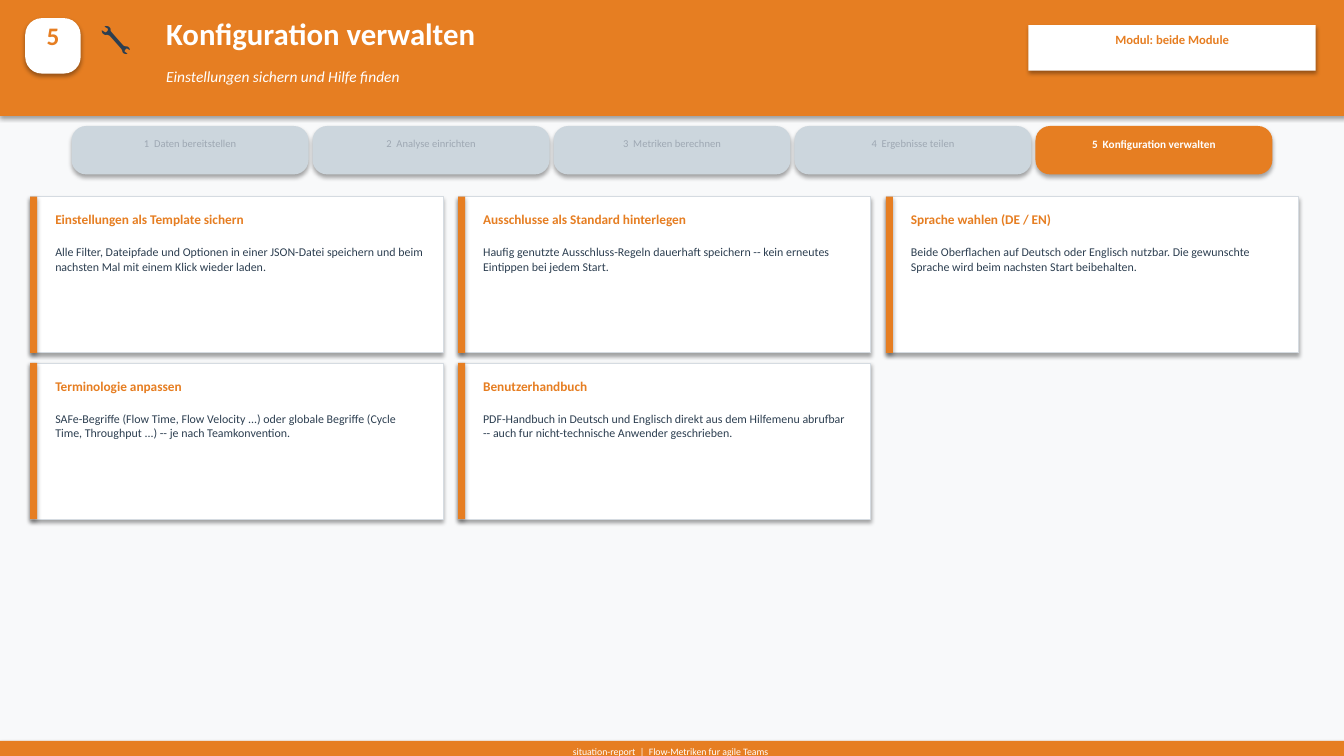
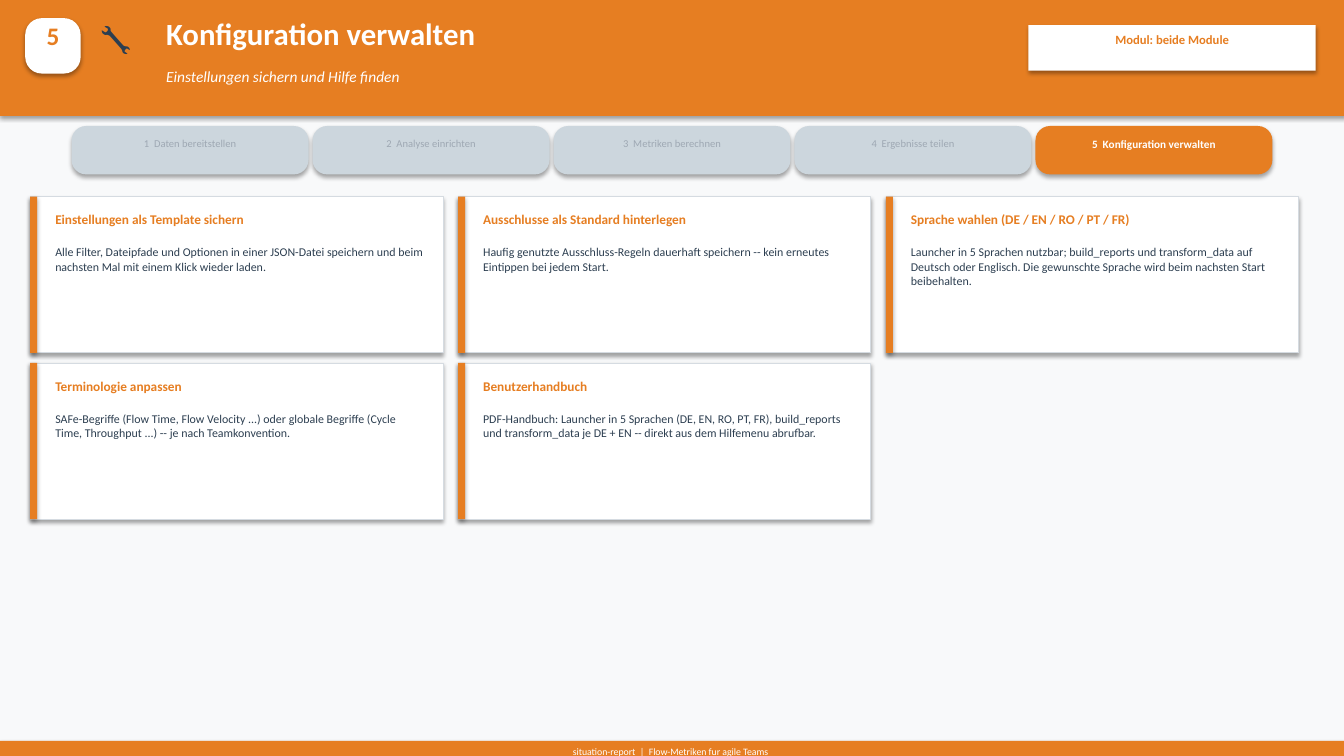
Before and after one commit to Jaegerfeld/situation-report, a slide deck: slide 7 of docs/situation_report_prozess.pptx. Drawn at 1344x756 pixels with LibreOffice and Linux fonts; fonts in the diff are those of the drawing. Boxes give left, top, right and bottom in pixels: in the first picture for what was removed or moved away, otherwise in the second. Text is boxed around its words. In the diff, an @@ line names an element or a change of style, - is before the commit and + after.

```diff
--- a/docs/situation_report_prozess.pptx
+++ b/docs/situation_report_prozess.pptx
@@ text at box(911, 214, 1130, 226): text changed @@
-Sprache wahlen (DE / EN)
+Sprache wahlen (DE / EN / RO / PT / FR)
@@ text at box(911, 247, 1265, 285): text changed @@
-Beide Oberflachen auf Deutsch oder Englisch nutzbar. Die gewunschte Sprache wird beim nachsten Start beibehalten.
+Launcher in 5 Sprachen nutzbar; build_reports und transform_data auf Deutsch oder Englisch. Die gewunschte Sprache wird beim nachsten Start beibehalten.
@@ text at box(483, 414, 840, 439): text changed @@
-PDF-Handbuch in Deutsch und Englisch direkt aus dem Hilfemenu abrufbar -- auch fur nicht-technische Anwender geschrieben.
+PDF-Handbuch: Launcher in 5 Sprachen (DE, EN, RO, PT, FR), build_reports und transform_data je DE + EN -- direkt aus dem Hilfemenu abrufbar.
```
Also in this commit, not shown: 3 other files.
